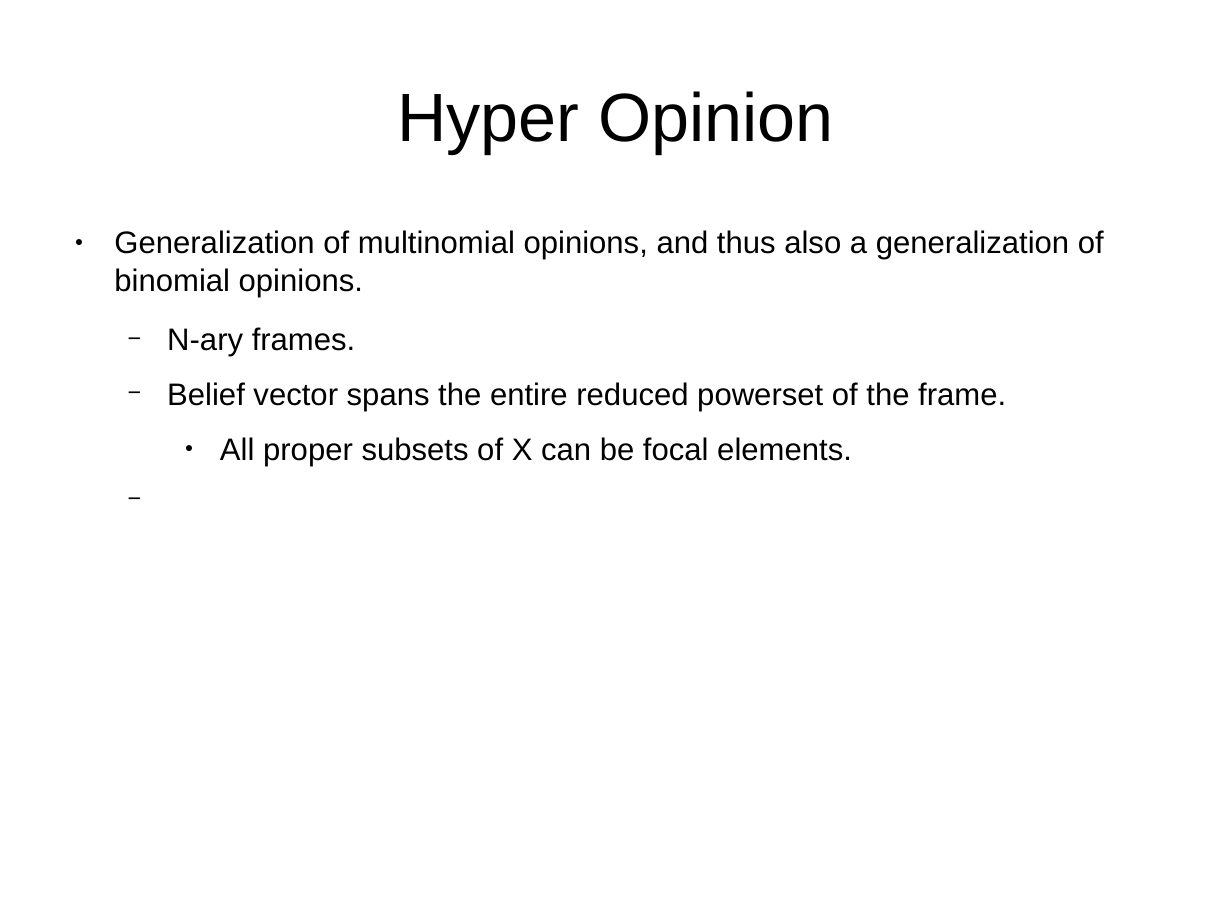
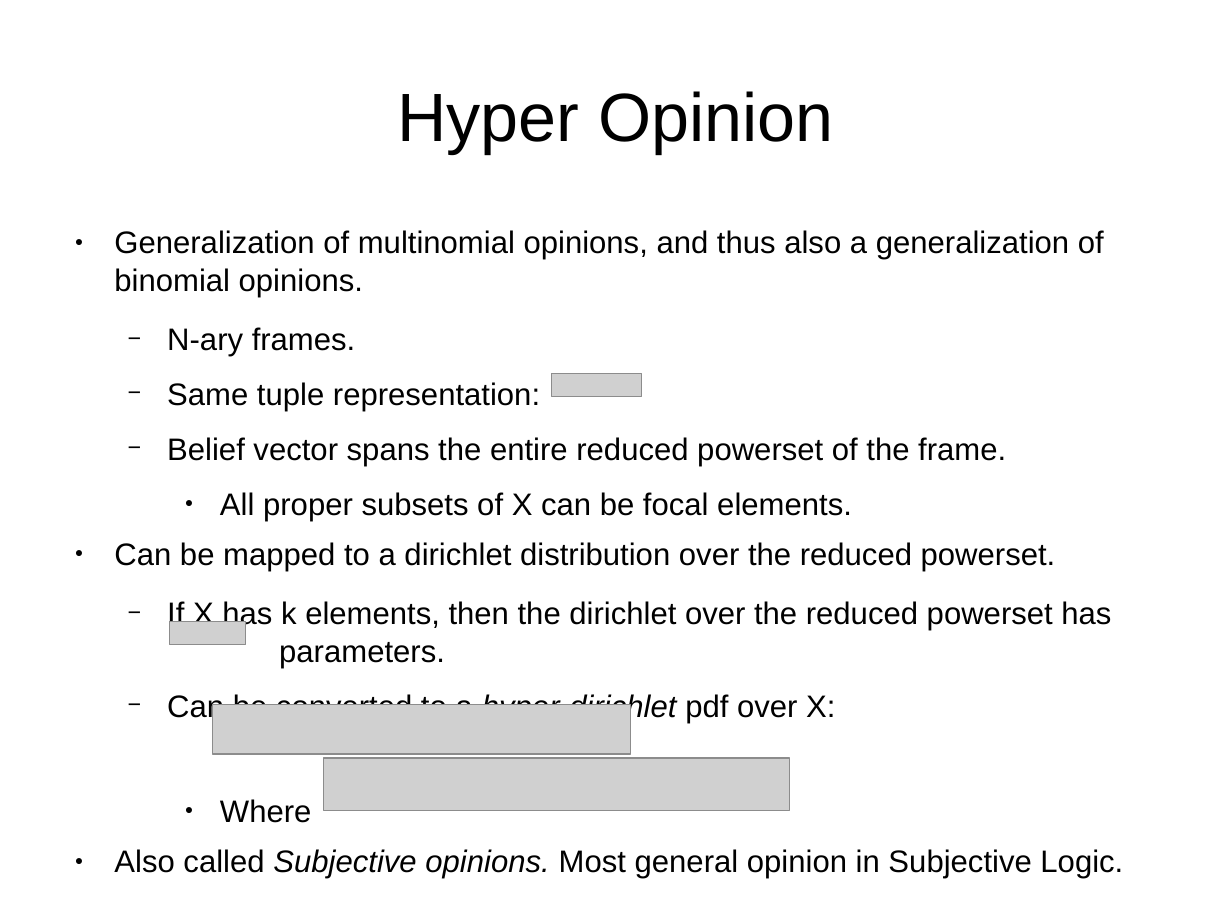
Before and after one commit to bstamour/SLHS, a slide deck: slide 19 of docs/proposal-from-bob.odp. Drawn at 1232x924 pixels with LibreOffice and Linux fonts; fonts in the diff are those of the drawing; grey boxes stand for pictures. Boxes give left, top, right and bottom in pixels: in the first picture for what was removed or moved away, otherwise in the second. Text is boxed around its words. In the diff, an @@ line names an element or a change of style, - is before the commit and + after.

Commit message:
hyper opinion slide.

```diff
--- a/docs/proposal-from-bob.odp
+++ b/docs/proposal-from-bob.odp
@@ text at <box>167,382,540,411</box>: paragraph added @@
+  − Same tuple representation:
@@ picture added at <box>552,373,643,397</box> @@
@@ text at <box>114,542,1123,879</box>: paragraphs added @@
+● Can be mapped to a dirichlet distribution over the reduced powerset.
+  − If X has k elements, then the dirichlet over the reduced powerset has
+    parameters.
+  − Can be converted to a hyper-dirichlet pdf over X:
+    ● Where
+● Also called Subjective opinions. Most general opinion in Subjective Logic.
@@ picture added at <box>169,622,246,645</box> @@
@@ picture added at <box>212,704,631,755</box> @@
@@ picture added at <box>324,758,790,811</box> @@
```
Also in this commit, not shown: 6 other slides changed, 2 slides added.
